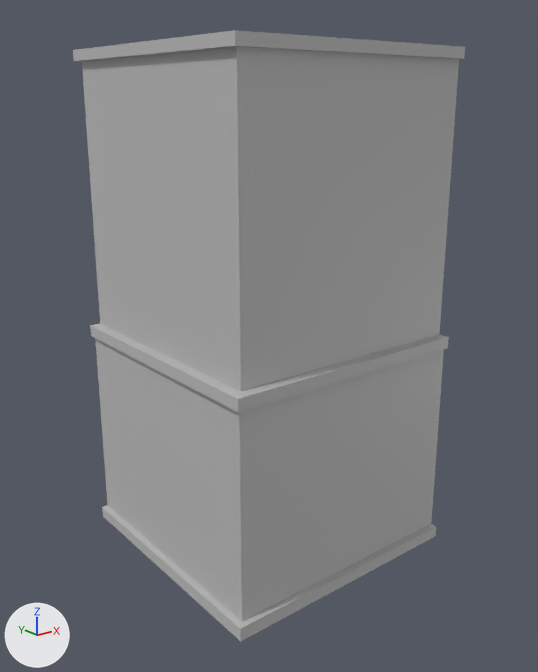
Before and after pictures for a commit that changed the FBX model fbx/mur_coin.fbx.
One viewpoint serves both versions: a camera (50 mm lens) standing at (-0.01842, 0.01873, 0.0178) and looking at (-0.00027, 0.04141, 0.00873). Lighting does not change. The marker at lower left points along +X, +Y and +Z. Where no turn or scale is listed for an object, it has been applied to the vertices.

Script lines for the objects in view, before the commit:
```python
me_mesh = bpy.data.meshes.new('Mesh')
me_mesh.from_pydata(...)  # 45 vertices, 43 faces; spans x -0.0055..0.005, y -0.0055..0.0052, z -0.0003..0.0197
me_mesh.materials.append(mat_lambert1)  # grey #bcbcbc
# before: 40 (-0.0052, 0.0052, 0.0193) at pixel (73, 61), 42 (-0.0052, 0.0052, 0.0197) at pixel (72, 50)
ob_pcube6 = bpy.data.objects.new('pCube6', me_mesh)
ob_pcube6.location = (0.0, 0.04196, 0.0)
```
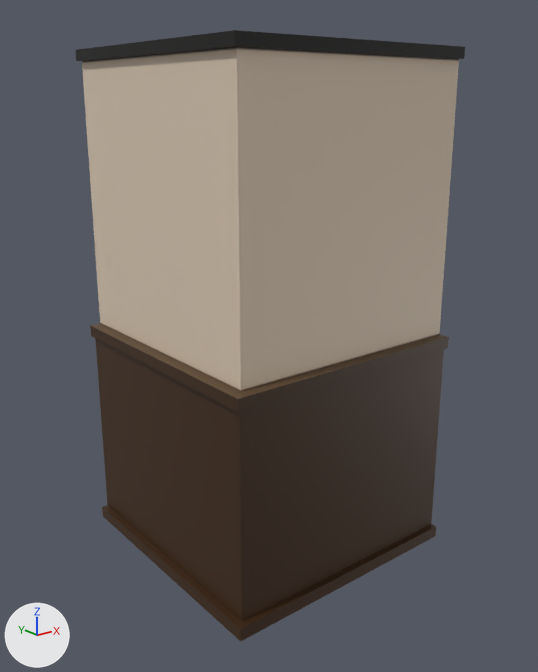
The newer file is also turned or shifted as a whole; pictures and numbers use the older file's frame.

Where the change shows, as pixel boxes [x1, y1, x2, y2] in the pictures (538 x 672 px; the box of a moved part takes in the faces that stretch with it):
part 1 of me_mesh, moved or reshaped: before [73, 30, 237, 61]; after [75, 30, 237, 61]
part 2 of me_mesh, recoloured (grey to brown): [82, 30, 465, 641] in both

The change, as a list of edits to the scene's bpy script:
```text
Add img_tex_wall_jpg:
    img_tex_wall_jpg = load_image('tex_wall.jpg', '../texture/tex_wall.jpg', 512, 512, 'sRGB')
Add mat_tex_wall:
    mat_tex_wall = principled_material('tex_wall')
    mat_tex_wall.texture = img_tex_wall_jpg
Change me_mesh:
    used by ob_pcube6; location = (0.0, 0.04196, 0.0)
    verts and faces of me_mesh; kept vertices keep their numbers, new ones are numbered from 45
    remove me_mesh.from_pydata(...)  # 45 vertices, 43 faces; spans x -0.0055..0.005, y -0.0055..0.0052, z -0.0003..0.0197
    add me_mesh.from_pydata(...)  # 45 vertices, 40 faces; spans x -0.0055..0.005, y -0.0055..0.005, z -0.0003..0.0197
    me_mesh part 1
    add verts[40] = (-0.0052, 0.005, 0.0193)  # moved, pixel (76, 61)
    add verts[42] = (-0.0052, 0.005, 0.0197)  # moved, pixel (75, 49)
    me_mesh part 2: 38 faces spanning x -0.0055..0.005, y -0.0055..0.005, z -0.0003..0.0197 switch from mat_lambert1 (grey #bcbcbc) to mat_tex_wall (picture img_tex_wall_jpg)
```
